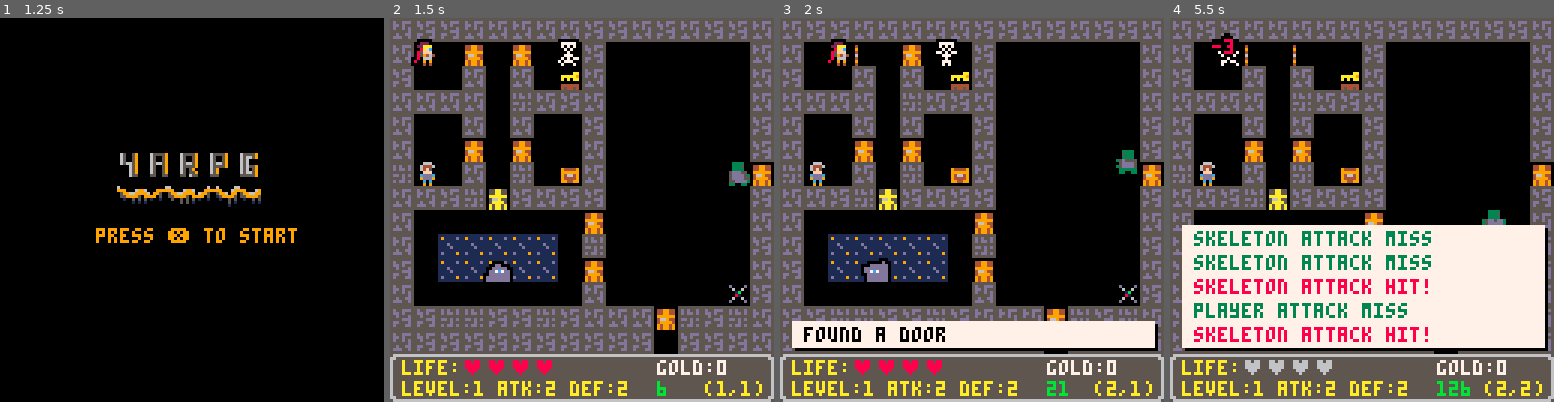
Above: before the commit, frames 1-4 (left to right).
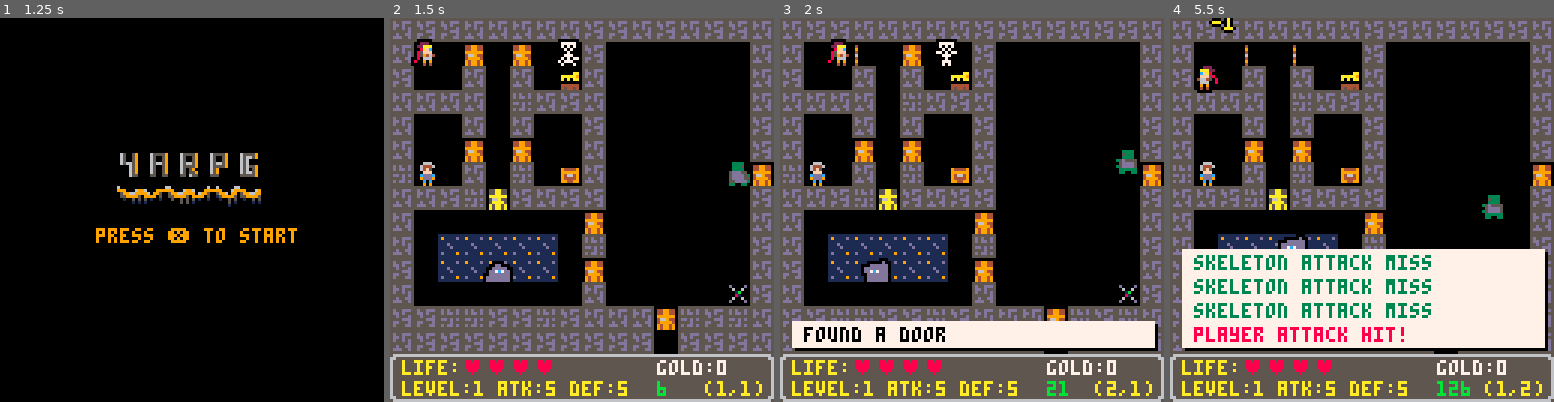
Above: after the commit, the same moments.

Repository: lauripaulo/pico8-games
Game: PICO-8 cartridge pico/yarpg/yarpg.p8
Same seed, same stepped clock (60 frames per second), same inputs: the game is played once before the commit and once after it.
Inputs:
- Up to frame 1 (1.25 s): tap X (X key) at 0.33, 1.07 s
- Up to frame 2 (1.5 s): no input
- Up to frame 3 (2 s): hold Right from 1.6 s (still down); tap X (X key) at 1.85 s
- Up to frame 4 (5.5 s): release Right at 2.1 s; hold Up 2.15-2.42 s; hold Right 2.47-3.03 s; tap X (X key) at 2.97, 4.08, 5.2 s; hold Left 3.08-3.58 s; hold Down 3.63-3.97 s; hold Right 4.02-4.68 s; hold Up 4.73-5.03 s; hold Left from 5.08 s (still down)

Frame 1 is identical in both runs. In frame 2, less than 0.1% of the frame differs, in the area x 40-62%, y 95-98%; in frame 3, less than 0.1%; in frame 4, 10%, in the area x 3-99%, y 0-98%.

Commit message:
Increase player attack and defense values for enhanced combat dynamics

Diff:
--- a/pico/yarpg/yarpg.p8
+++ b/pico/yarpg/yarpg.p8
@@ -47,8 +47,8 @@
 		gold=0,
 		bpress=false,
 		level=1,
-		atack=2,
-		defense=2,
+		atack=5,
+		defense=5,
 		maxhp=4,
 		hp=4
 	}
@@ -383,7 +383,7 @@
 			colr=8
 			sprn=43
 		end
-		local dmg=max(1,result)
+		local dmg=max(1,obj.attack)
 		addflt(target,"-"..dmg,colr)
 		addmsg(obj.name.." attack hit!",t,8)
 		target.hp-=dmg
